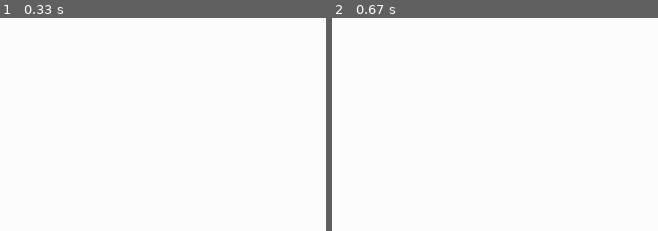
Above: before the commit, frames 1-2 (left to right).
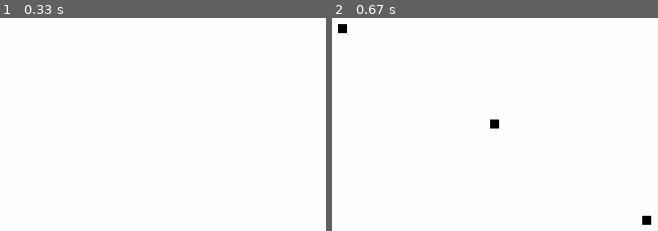
Above: after the commit, the same moments.

Repository: itsjustmegus/DrawingGame
Game: pygame game, started from drawing_game.py
The game is run twice, just before and just after one commit, with the same random seed, the same clock (stepped at 60 frames per second) and the same inputs.
Inputs (mouse positions are in pixels of both pictures, inside the frame that each line leads up to):
- Up to frame 1 (0.33 s): no input
- Up to frame 2 (0.67 s): press the mouse at (338, 24) at 0.37 s; move the mouse to (488, 118) at 0.47 s; release the mouse at (641, 213) at 0.6 s

Frame 1 is identical in both runs. In frame 2, 0.4% of the frame differs, in the area x 1-99%, y 2-98%.

Commit message:
fixed issue with background updating over drawing

Diff:
--- a/drawing_game.py
+++ b/drawing_game.py
@@ -23,7 +23,7 @@
 WHITE = 255, 255, 255
 DRAW_COLOR = "black"
 
-FPS = 60
+FPS = 120
 
 def draw_window():
     # Fill the background with white
@@ -35,24 +35,32 @@
     # Create game loop that runs until user quits
     running = True
 
+    draw_window()
+
     while running:
-        # Make game run at 60 FPS
+        # Make game run at 120 FPS
         clock.tick(FPS)
         # Does user click "close" button
         for event in pygame.event.get():
             if event.type == pygame.QUIT:
                 running = False
 
+        # Get the mouse position
         mouse = pygame.mouse.get_pressed()
+        px, py = pygame.mouse.get_pos()
 
-        draw_window()
-
-        # Get the mouse position
-        px, py = pygame.mouse.get_pos()
         # If the mouse is pressed
         if mouse == (1,0,0): # left click
             # Draw a rectangle where the cursor is
             pygame.draw.rect(SCREEN, (DRAW_COLOR), (px,py,10,10))
+            # Make the cursor invisible when drawing
+            pygame.mouse.set_visible(False)
+
+        if event.type == pygame.MOUSEBUTTONUP:
+            press = False
+            # Make the cursor visible when not drawing
+            pygame.mouse.set_visible(True)
+
 
         # Flip display
         pygame.display.update()
Binary file added: Week6/draw.png
